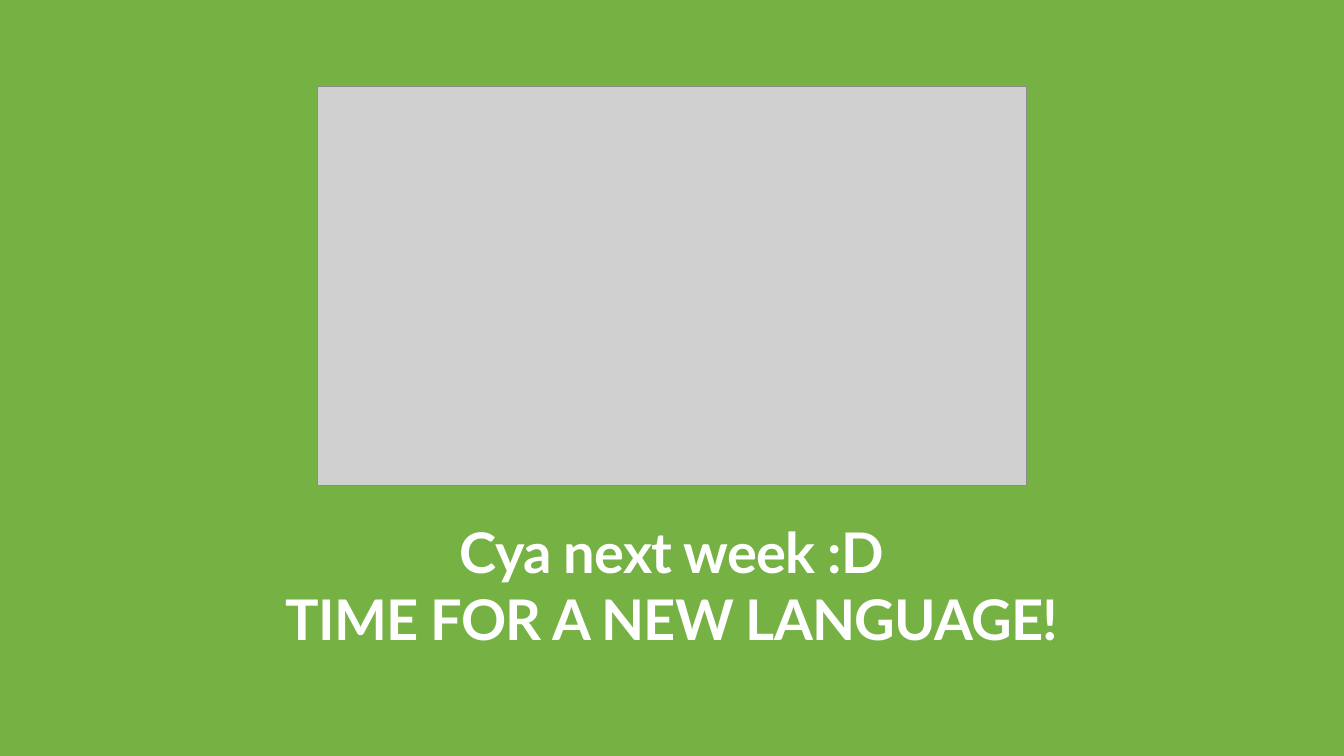
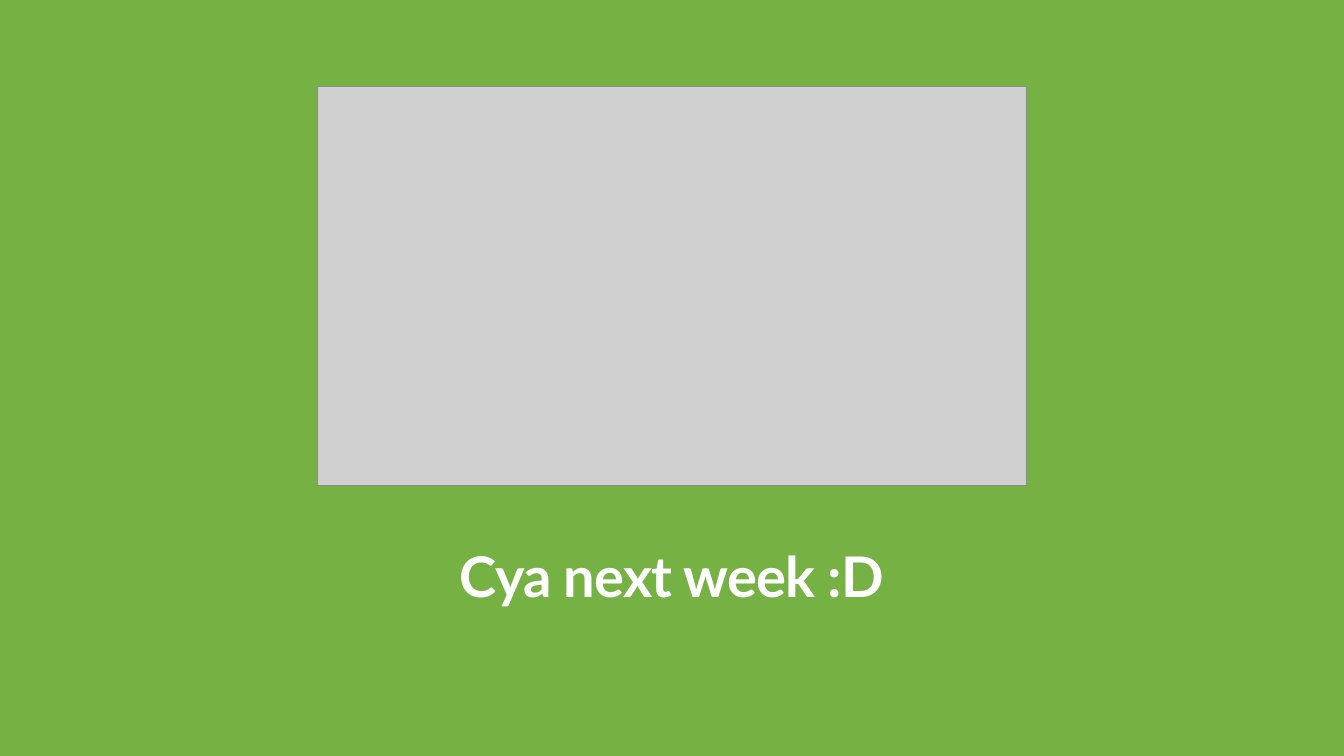
Before and after one commit to ACHolmes/CS50TF-2022F, a slide deck: slide 19 of lab8/CS50 Lab 8.pptx (slide 11 before the commit). Drawn at 1344x756 pixels with LibreOffice and Linux fonts; fonts in the diff are those of the drawing; grey boxes stand for pictures; background and template pictures are left out. Boxes give left, top, right and bottom in pixels: in the first picture for what was removed or moved away, otherwise in the second. Text is boxed around its words. In the diff, an @@ line names an element or a change of style, - is before the commit and + after.

```diff
--- a/lab8/CS50 Lab 8.pptx
+++ b/lab8/CS50 Lab 8.pptx
@@ title at (x1=460, y1=555, x2=884, y2=607): text changed @@
-Cya next week :D
-TIME FOR A NEW LANGUAGE!
+Cya next week :D
```
Also in this commit, not shown: 5 other slides changed, 12 slides added, 4 slides removed, 6 other files.
